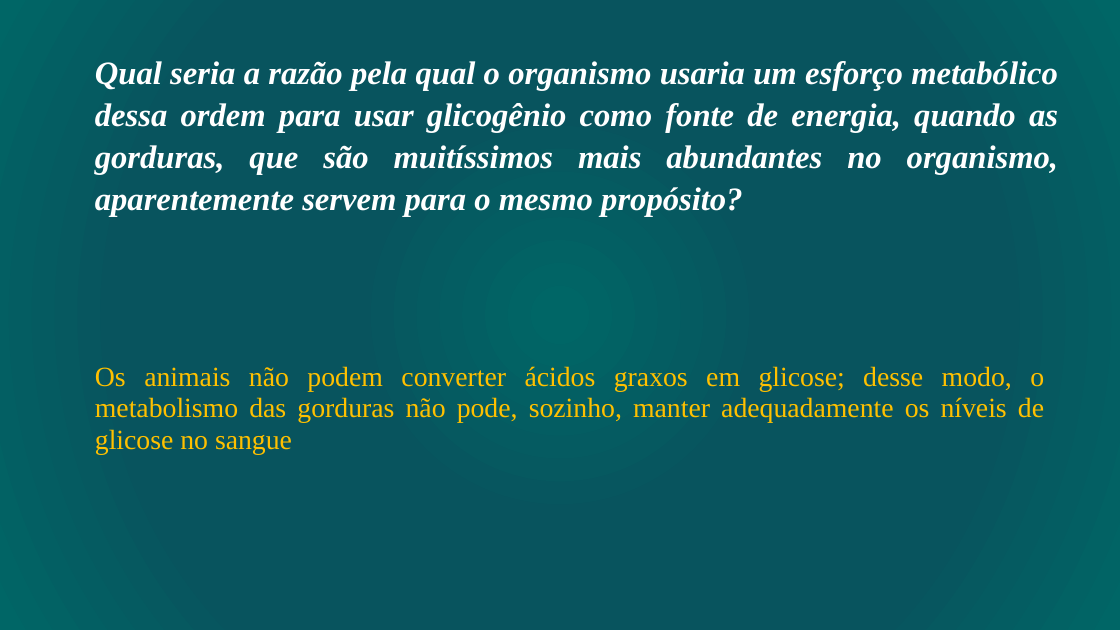
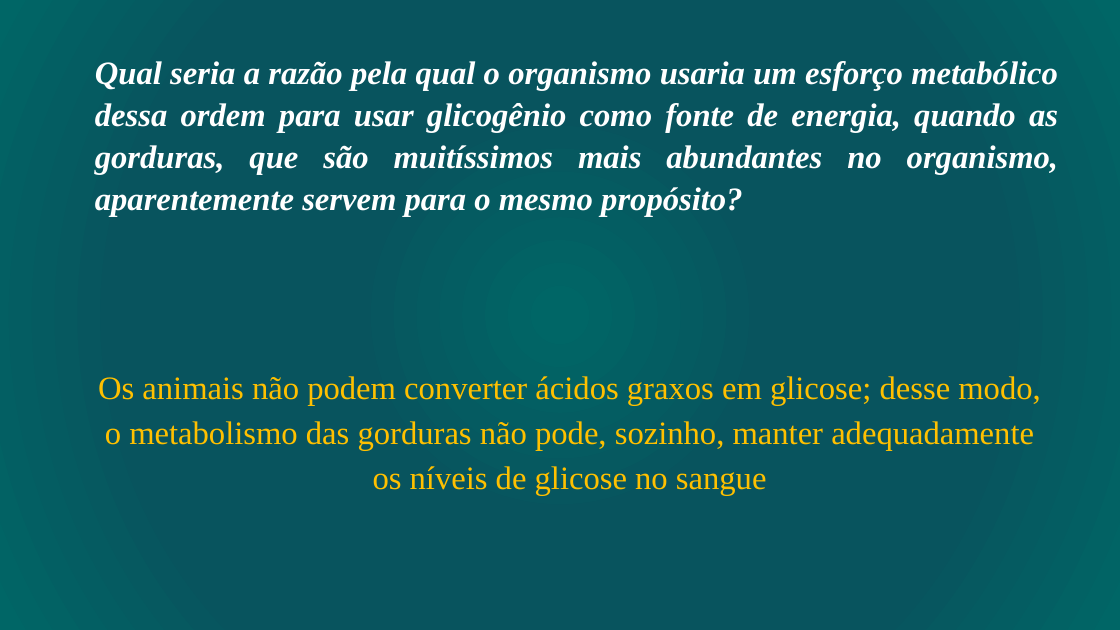
Before and after one commit to daniloasdotcom/Bioquimica-com-Danilo, a slide deck: slide 14 of static/aulas/metabolismo_glicogenio.pptx. Drawn at 1120x630 pixels with LibreOffice and Linux fonts; fonts in the diff are those of the drawing. Boxes give left, top, right and bottom in pixels: in the first picture for what was removed or moved away, otherwise in the second. Text is boxed around its words. In the diff, an @@ line names an element or a change of style, - is before the commit and + after.

```diff
--- a/static/aulas/metabolismo_glicogenio.pptx
+++ b/static/aulas/metabolismo_glicogenio.pptx
@@ text "Os animais não podem converter ..." at bbox=[98, 376, 1040, 495]: size 23.8 to 28 pt; alignment justified to centre; line spacing 0.94 to 1.14 @@
```
Also in this commit, not shown: 4 other slides changed, 4 slides added, 4 slides removed, 4 other files.
